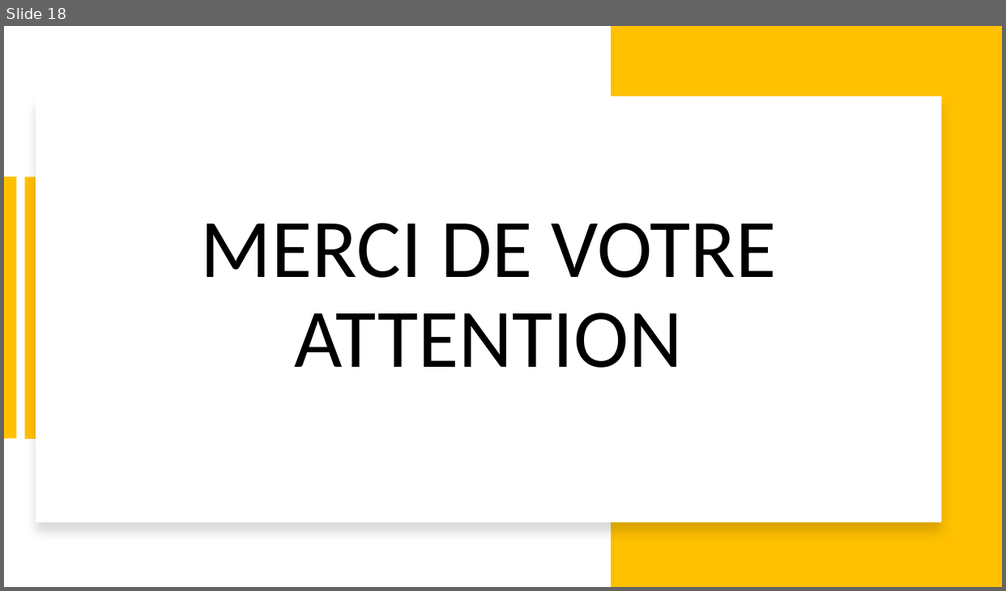
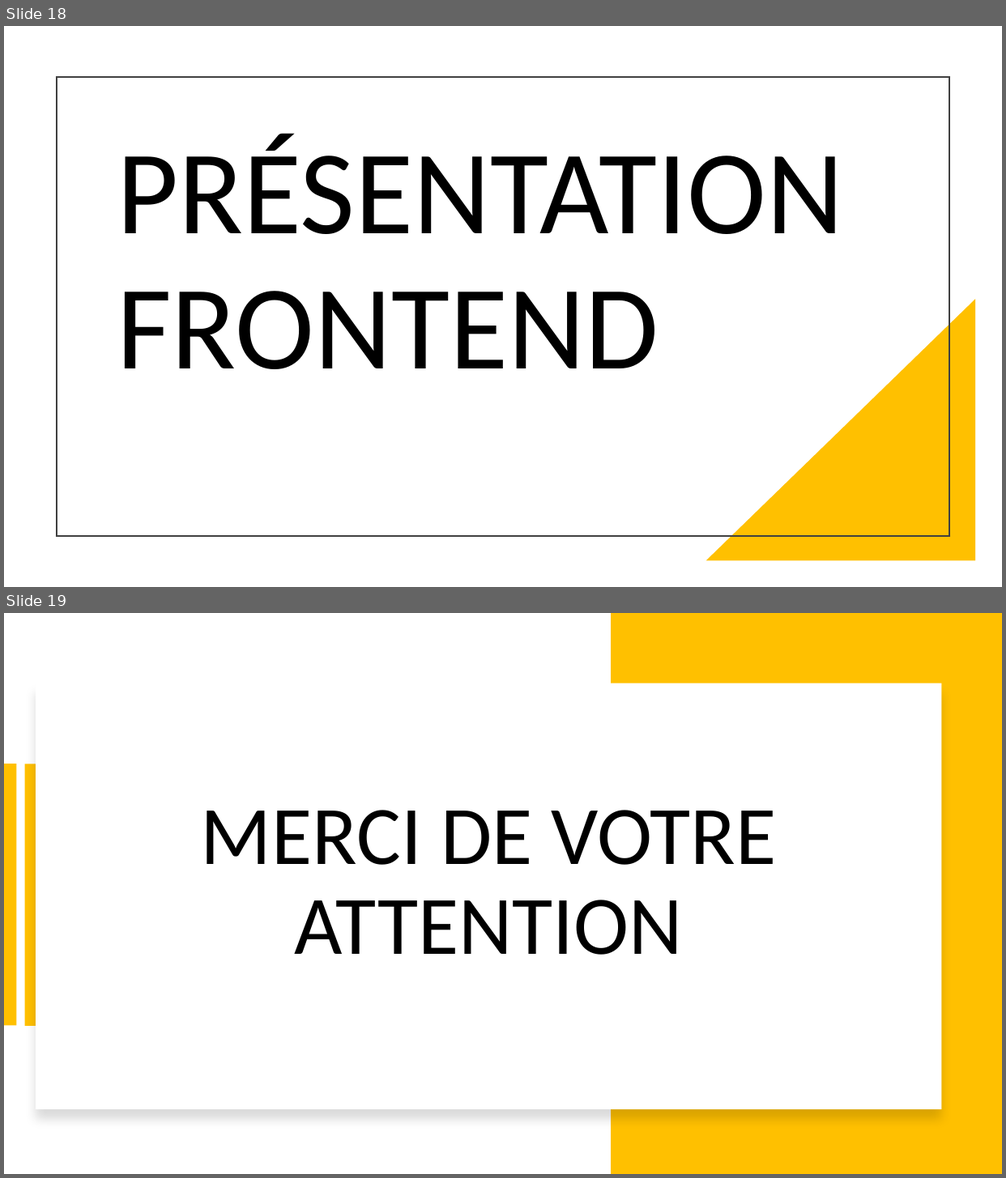
Before and after one commit to Titi7834/Projet_fullstack, a slide deck: PRESENTATION_BACKEND.pptx. Shown one above the other, each under a label of ours: slide 18 before the commit, slides 18 and 19 after it. The pictures are 1006x591 and 1006x1178 pixels, drawn with LibreOffice and Linux fonts; fonts in the diff are those of the drawing. Boxes give left, top, right and bottom in pixels: in the first picture for what was removed or moved away, otherwise in the second. Text is boxed around its words. In the diff, an @@ line names an element or a change of style, - is before the commit and + after.

```diff
--- a/PRESENTATION_BACKEND.pptx
+++ b/PRESENTATION_BACKEND.pptx
@@ slide 18 added at box(4, 26, 1002, 587), background #FFFFFF @@
@@ rectangle added at box(57, 77, 949, 535), outline #404040 1.5 pt @@
@@ text added at box(117, 135, 844, 369), 115 pt, text #000000 @@
+PRÉSENTATION
+FRONTEND
@@ right triangle added at box(706, 299, 976, 561), fill #FFC000 @@
@@ what was slide 18 is now slide 19 @@
```
Also in this commit, not shown: 23 other files.
